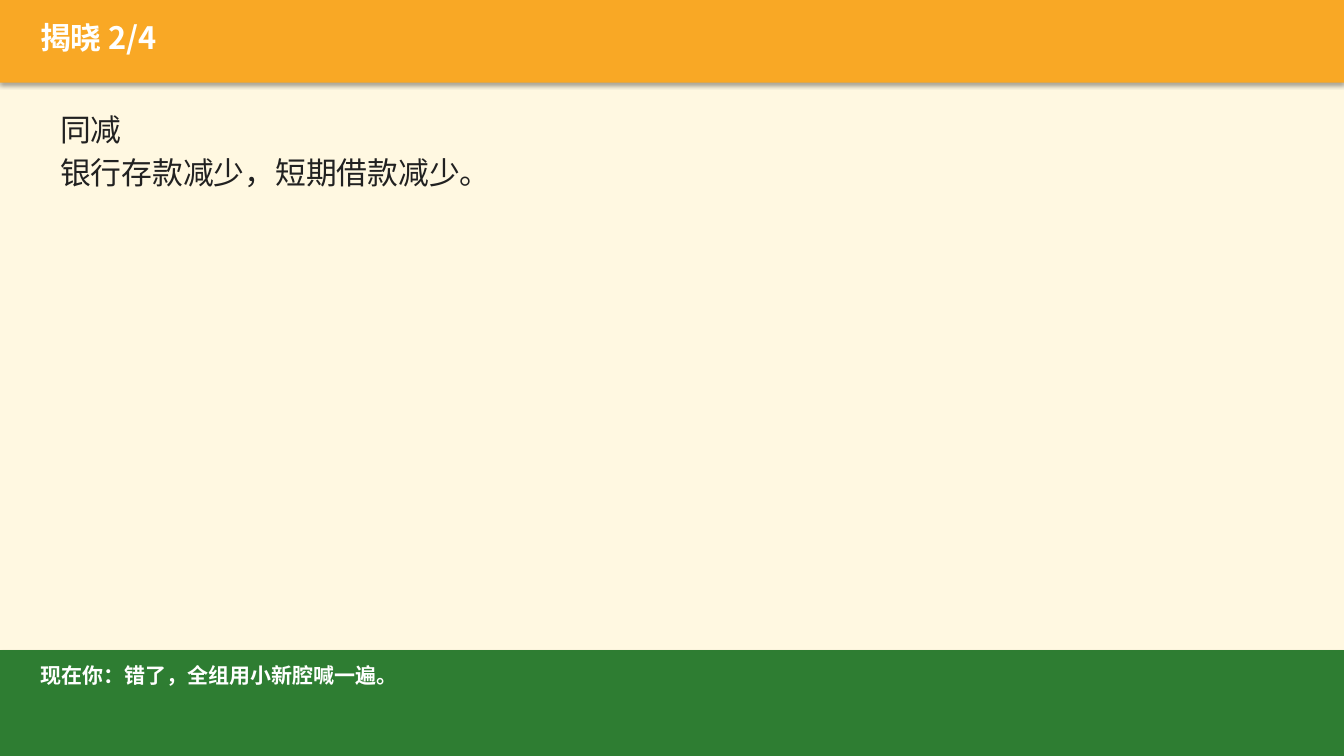
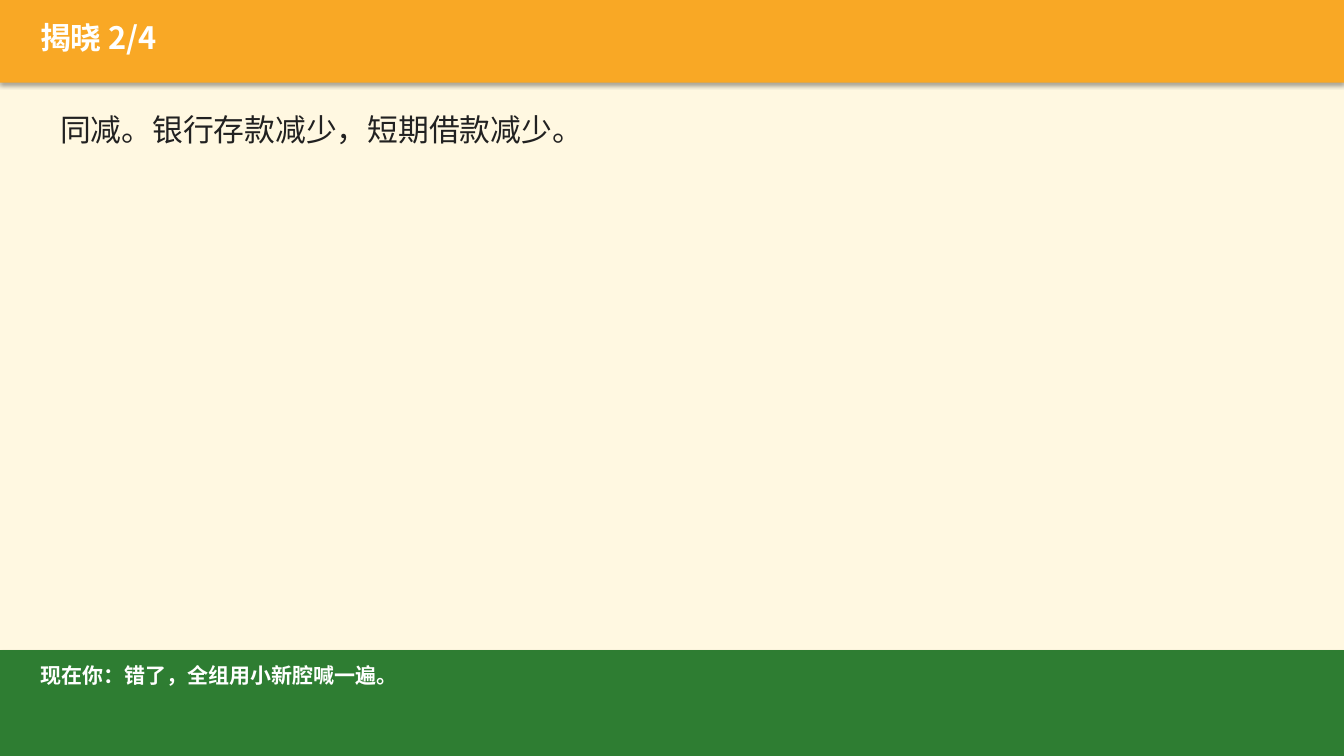
Before and after one commit to xuehui003-1/jichukuaiji, a slide deck: slide 25 of 90_通用工具_全学期复用/90-C14_课堂活动与课后任务_上课投影_v1.0_20260821.pptx (slide 35 before the commit). Drawn at 1344x756 pixels with LibreOffice and Linux fonts; fonts in the diff are those of the drawing. Boxes give left, top, right and bottom in pixels: in the first picture for what was removed or moved away, otherwise in the second. Text is boxed around its words. In the diff, an @@ line names an element or a change of style, - is before the commit and + after.

```diff
--- a/90_通用工具_全学期复用/90-C14_课堂活动与课后任务_上课投影_v1.0_20260821.pptx
+++ b/90_通用工具_全学期复用/90-C14_课堂活动与课后任务_上课投影_v1.0_20260821.pptx
@@ text at bbox=[60, 115, 583, 144]: text changed @@
-同减
-银行存款减少，短期借款减少。
+同减。银行存款减少，短期借款减少。
```
Also in this commit, not shown: 23 other slides changed, 1 slide added, 17 slides removed, 3 other files.
